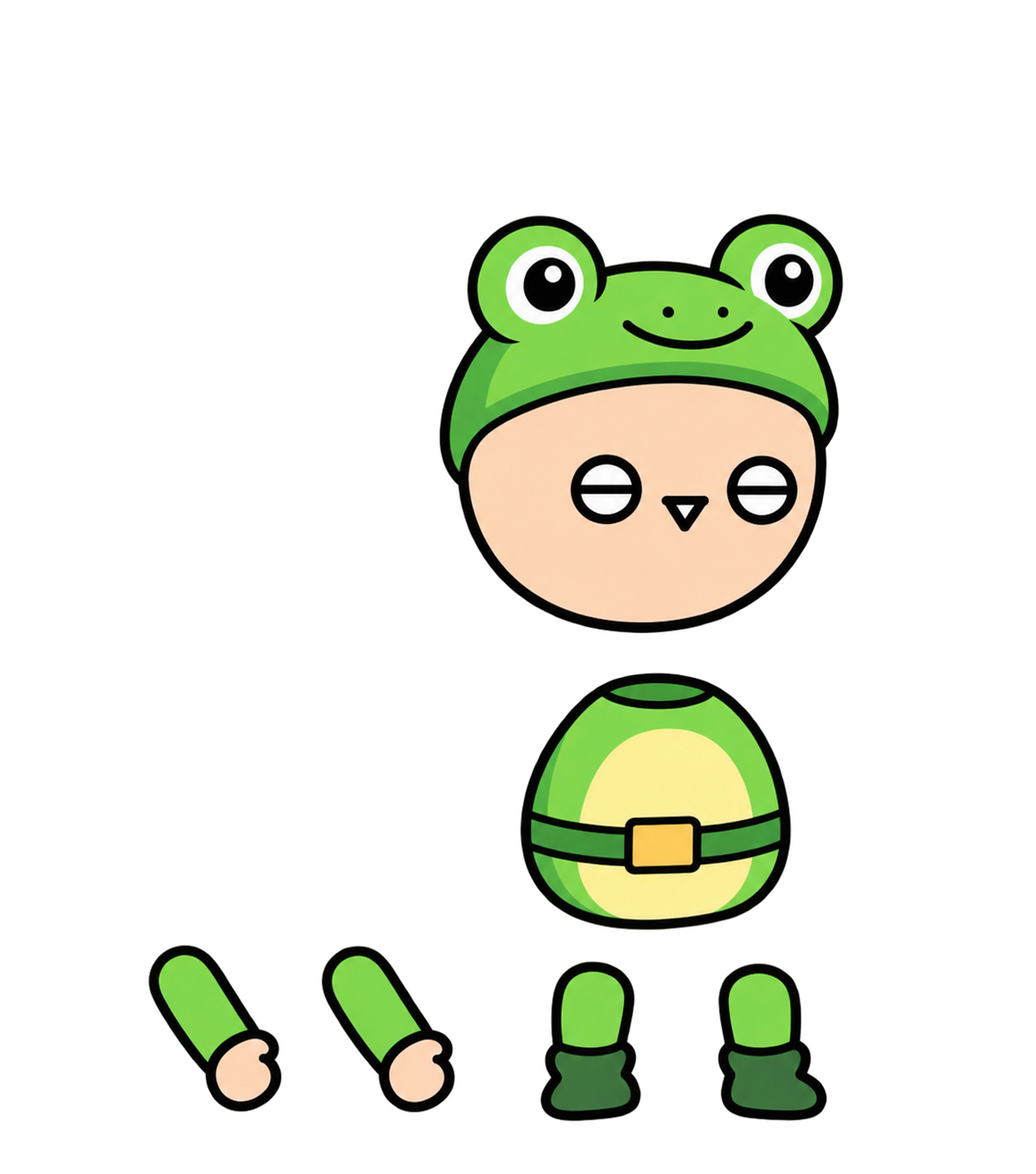
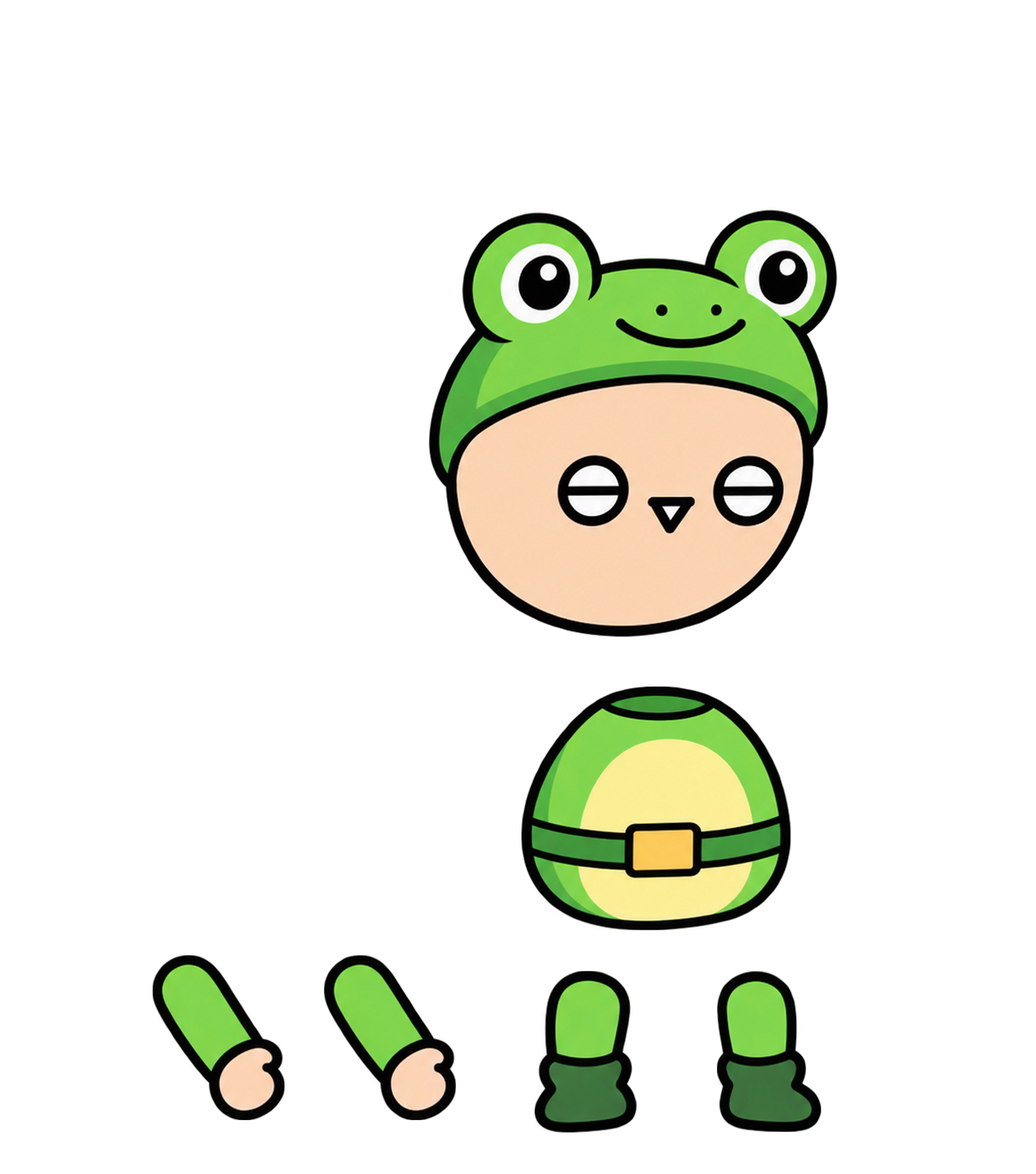
The second (1036, 1174) image is a revision of the first. Changes to its layers:
painted on "머리" over 294, 207, 844, 688
painted on "몸통" over 519, 671, 794, 933
painted on "팔1" over 138, 910, 285, 1120
painted on "팔2" over 319, 945, 457, 1120
painted on "다리1" over 534, 960, 642, 1133
painted on "다리2" over 694, 917, 828, 1132
